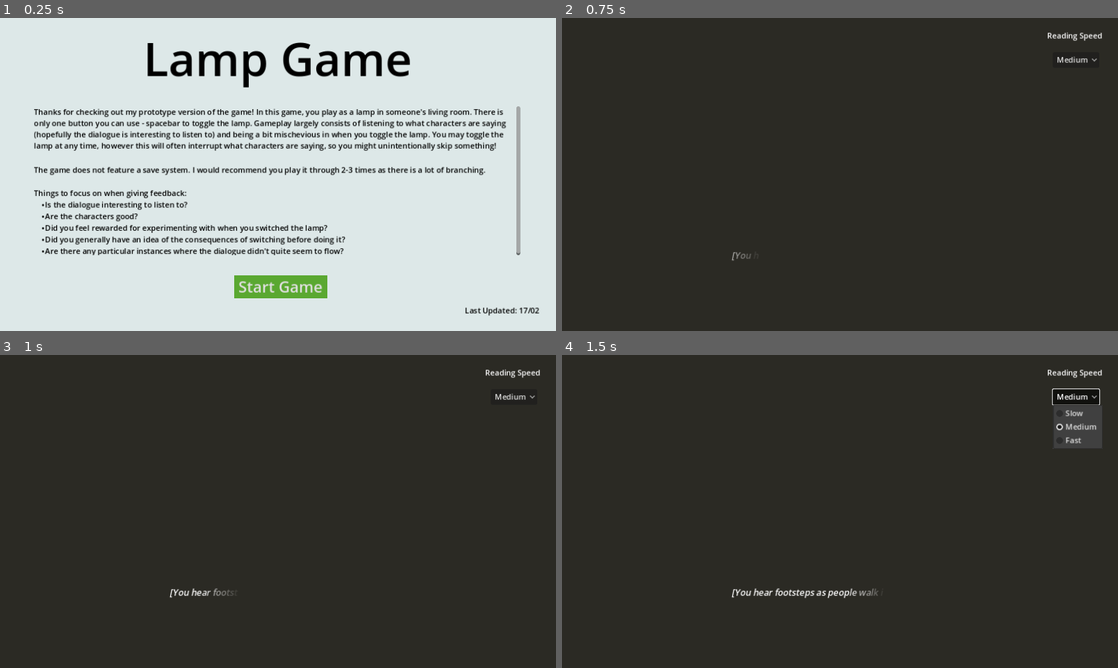
Above: before the commit, frames 1-4 (two rows, left to right).
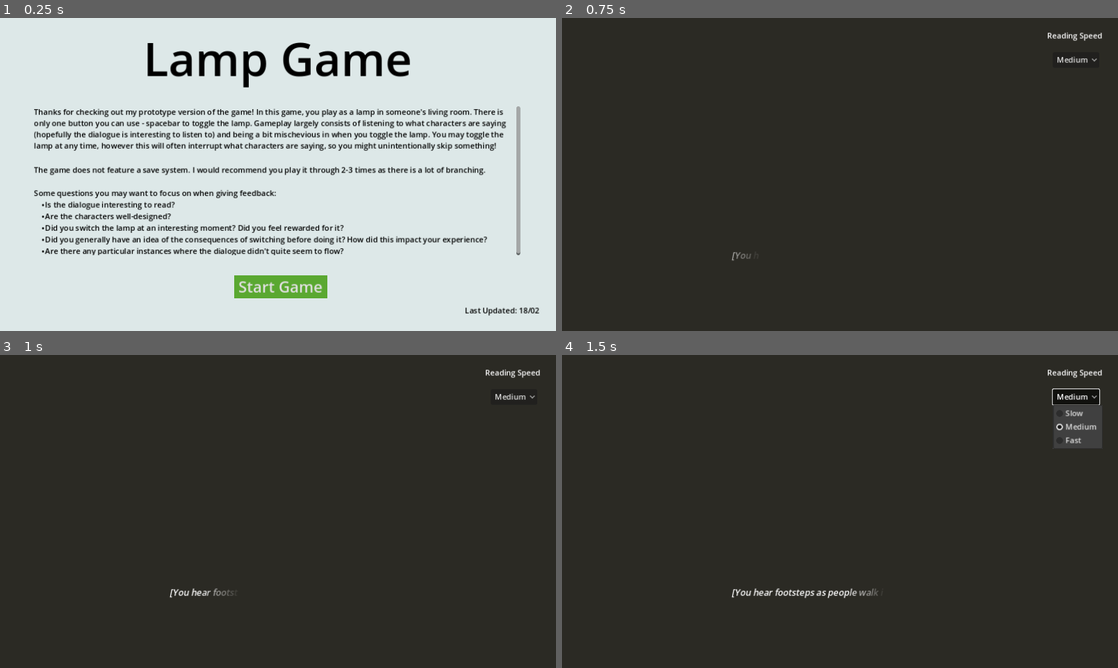
Above: after the commit, the same moments.

Repository: smileyface12349/lamp-game
Game: Godot game, scene res://menu.tscn
Two runs of this game, one before a commit and one after it. Both use one fixed random seed, a clock stepped at 60 frames per second and the inputs below.
Inputs:
- Up to frame 1 (0.25 s): no input
- Up to frame 2 (0.75 s): click "Start Game" at 0.5 s
- Up to frame 3 (1 s): no input
- Up to frame 4 (1.5 s): click "Medium" at 1.25 s

The runs differ from the first frame. In frame 1, 1.7% of the frame differs, in the area x 6-95%, y 54-95%; in frame 2, nothing differs; in frame 3, nothing differs; in frame 4, nothing differs.

Commit message:
Changed menu text

Diff:
--- a/menu.tscn
+++ b/menu.tscn
@@ -51,12 +51,12 @@
 
 The game does not feature a save system. I would recommend you play it through 2-3 times as there is a lot of branching.
 
-Things to focus on when giving feedback:
+Some questions you may want to focus on when giving feedback:
 [ul]
-Is the dialogue interesting to listen to?
-Are the characters good?
-Did you feel rewarded for experimenting with when you switched the lamp?
-Did you generally have an idea of the consequences of switching before doing it?
+Is the dialogue interesting to read?
+Are the characters well-designed?
+Did you switch the lamp at an interesting moment? Did you feel rewarded for it?
+Did you generally have an idea of the consequences of switching before doing it? How did this impact your experience?
 Are there any particular instances where the dialogue didn't quite seem to flow?[/ul]"
 
 [node name="Button" type="Button" parent="Panel"]
@@ -82,4 +82,4 @@
 offset_right = 1133.0
 offset_bottom = 634.0
 theme_override_colors/default_color = Color(0, 0, 0, 1)
-text = "Last Updated: 17/02"
+text = "Last Updated: 18/02"
